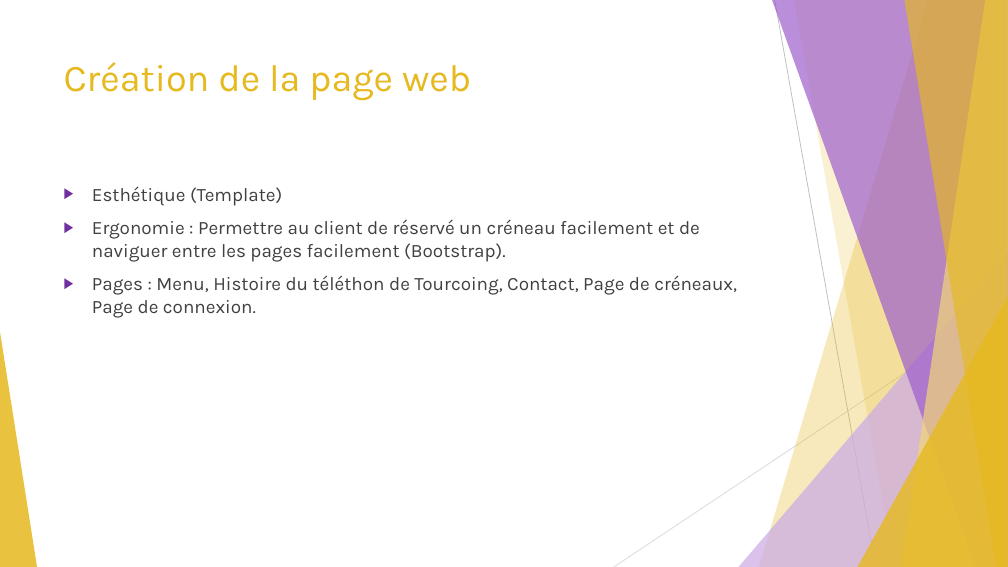
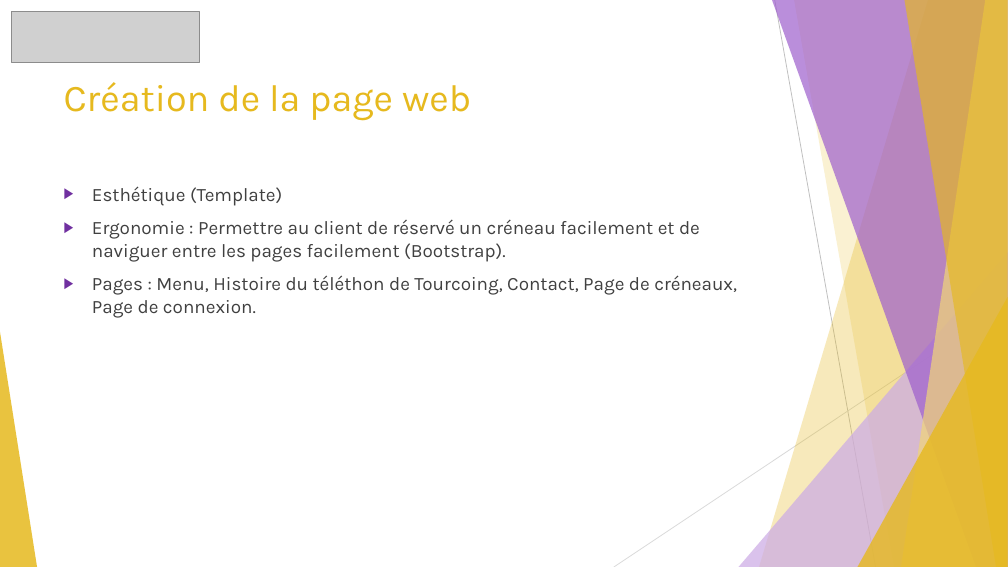
Before and after one commit to GuiguiMvn/Systeme-Escape-Game-Telethon, a slide deck: slide 4 of Cyril/Présentation.pptx. Drawn at 1008x567 pixels with LibreOffice and Linux fonts; fonts in the diff are those of the drawing; grey boxes stand for pictures. Boxes give left, top, right and bottom in pixels: in the first picture for what was removed or moved away, otherwise in the second. Text is boxed around its words. In the diff, an @@ line names an element or a change of style, - is before the commit and + after.

```diff
--- a/Cyril/Présentation.pptx
+++ b/Cyril/Présentation.pptx
@@ picture added at [12, 12, 200, 63] @@
@@ title "Création de la page web": place and size @@
-title "Création de la page web" at [64, 62, 471, 101]
+title "Création de la page web" at [64, 82, 471, 120]
```
Also in this commit, not shown: 10 other slides changed, 2 other files.
